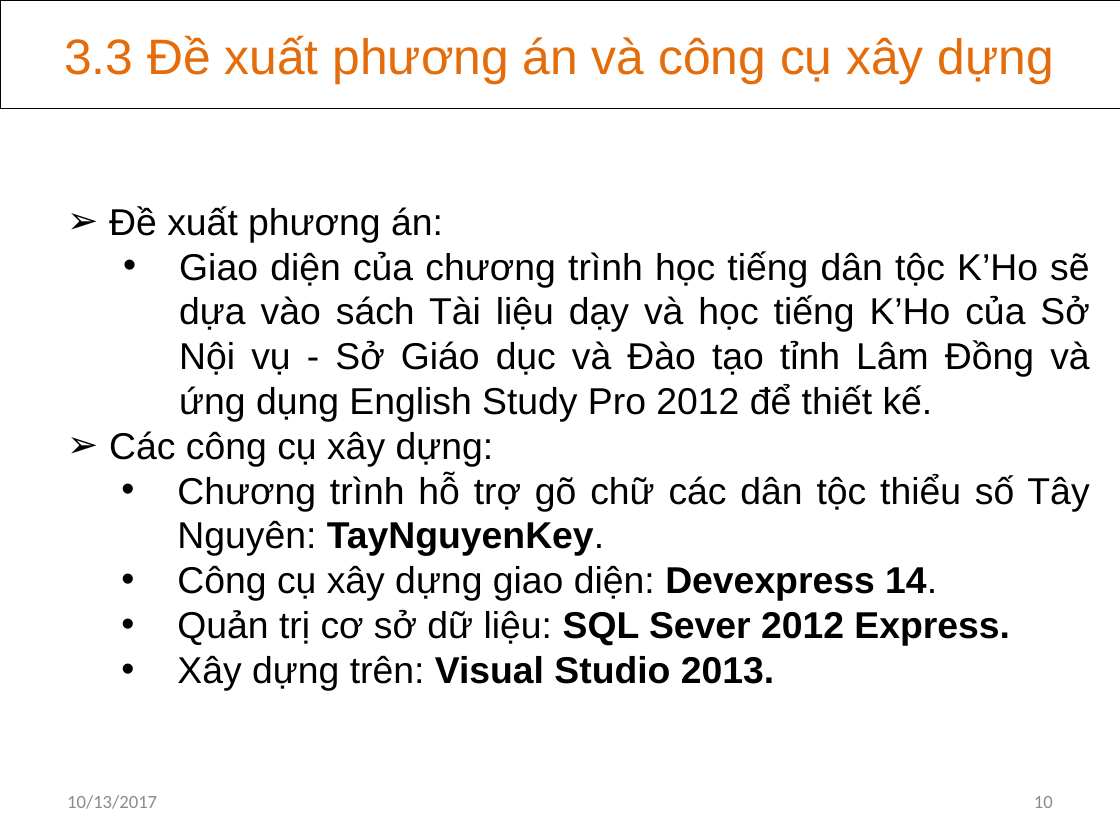
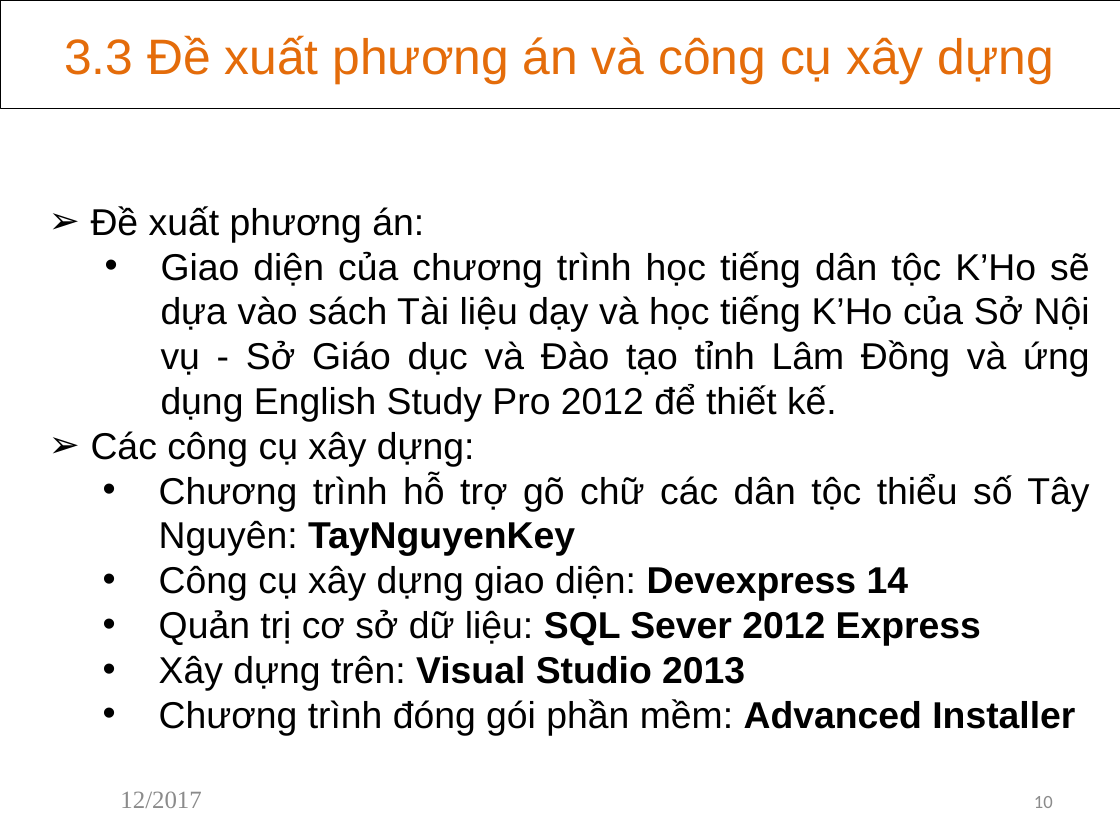
Before and after one commit to khanhvinhit/Do-An, a slide deck: slide 10 of THESIS/DACN_UD_Hoc_KHo_CTK37_BaoCao_D3.pptx. Drawn at 1120x840 pixels with LibreOffice and Linux fonts; fonts in the diff are those of the drawing. Boxes give left, top, right and bottom in pixels: in the first picture for what was removed or moved away, otherwise in the second. Text is boxed around its words. In the diff, an @@ line names an element or a change of style, - is before the commit and + after.

Commit message:
ok

```diff
--- a/THESIS/DACN_UD_Hoc_KHo_CTK37_BaoCao_D3.pptx
+++ b/THESIS/DACN_UD_Hoc_KHo_CTK37_BaoCao_D3.pptx
@@ text "Đề xuất phương án:": place and size @@
-text "Đề xuất phương án:" at box(109, 206, 1089, 690)
+text "Đề xuất phương án:" at box(91, 206, 1090, 735)
@@ text at box(159, 474, 1089, 735): text changed @@
-• Chương trình hỗ trợ gõ chữ các dân tộc thiểu số Tây Nguyên: TayNguyenKey.
-• Công cụ xây dựng giao diện: Devexpress 14.
-• Quản trị cơ sở dữ liệu: SQL Sever 2012 Express.
-• Xây dựng trên: Visual Studio 2013.
+• Chương trình hỗ trợ gõ chữ các dân tộc thiểu số Tây Nguyên: TayNguyenKey
+• Công cụ xây dựng giao diện: Devexpress 14
+• Quản trị cơ sở dữ liệu: SQL Sever 2012 Express
+• Xây dựng trên: Visual Studio 2013
+• Chương trình đóng gói phần mềm: Advanced Installer
@@ text at box(120, 791, 201, 808): text changed; size 12 to 16 pt; font Calibri to Times New Roman @@
-10/13/2017
+12/2017
```
Also in this commit, not shown: 28 other slides changed.
